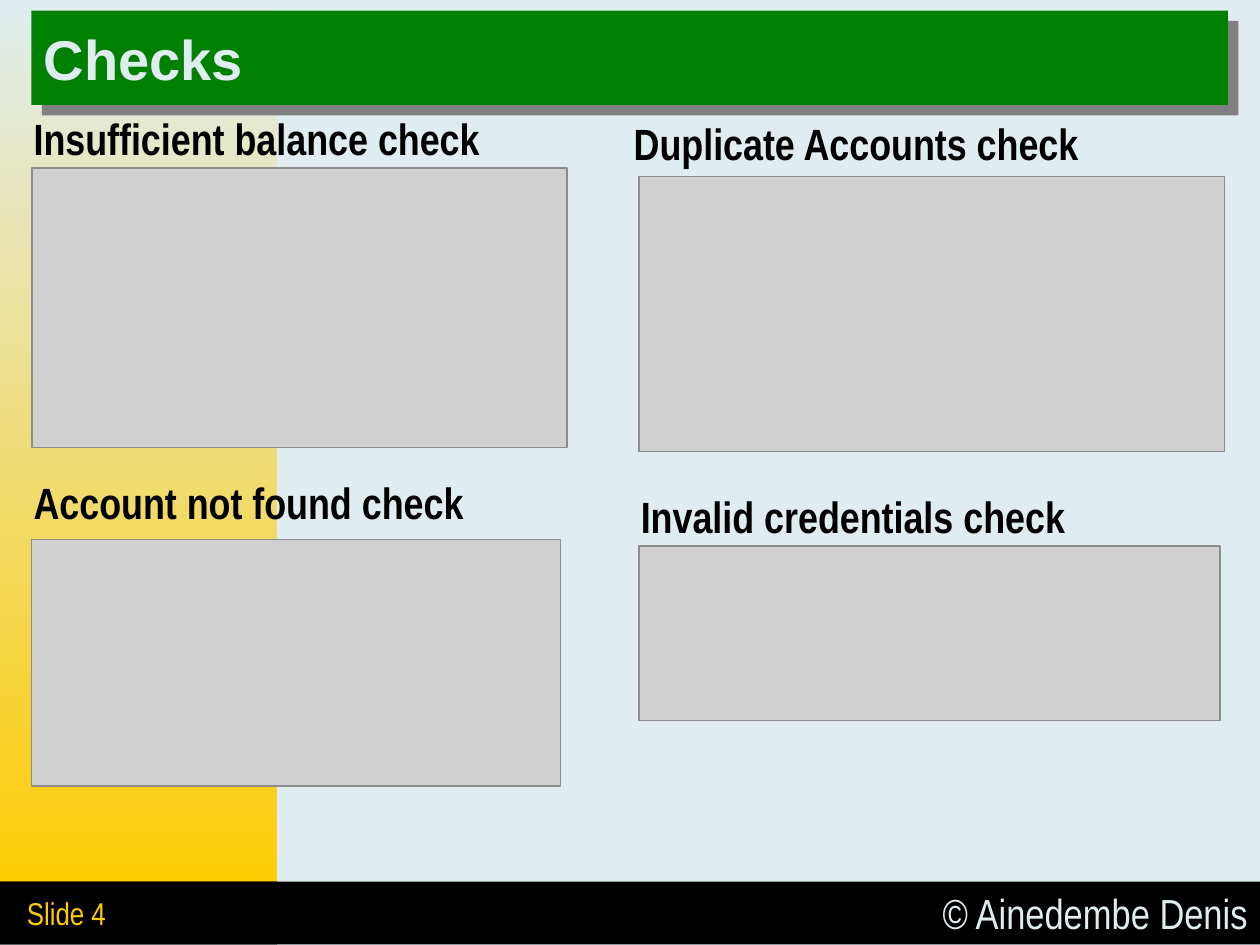
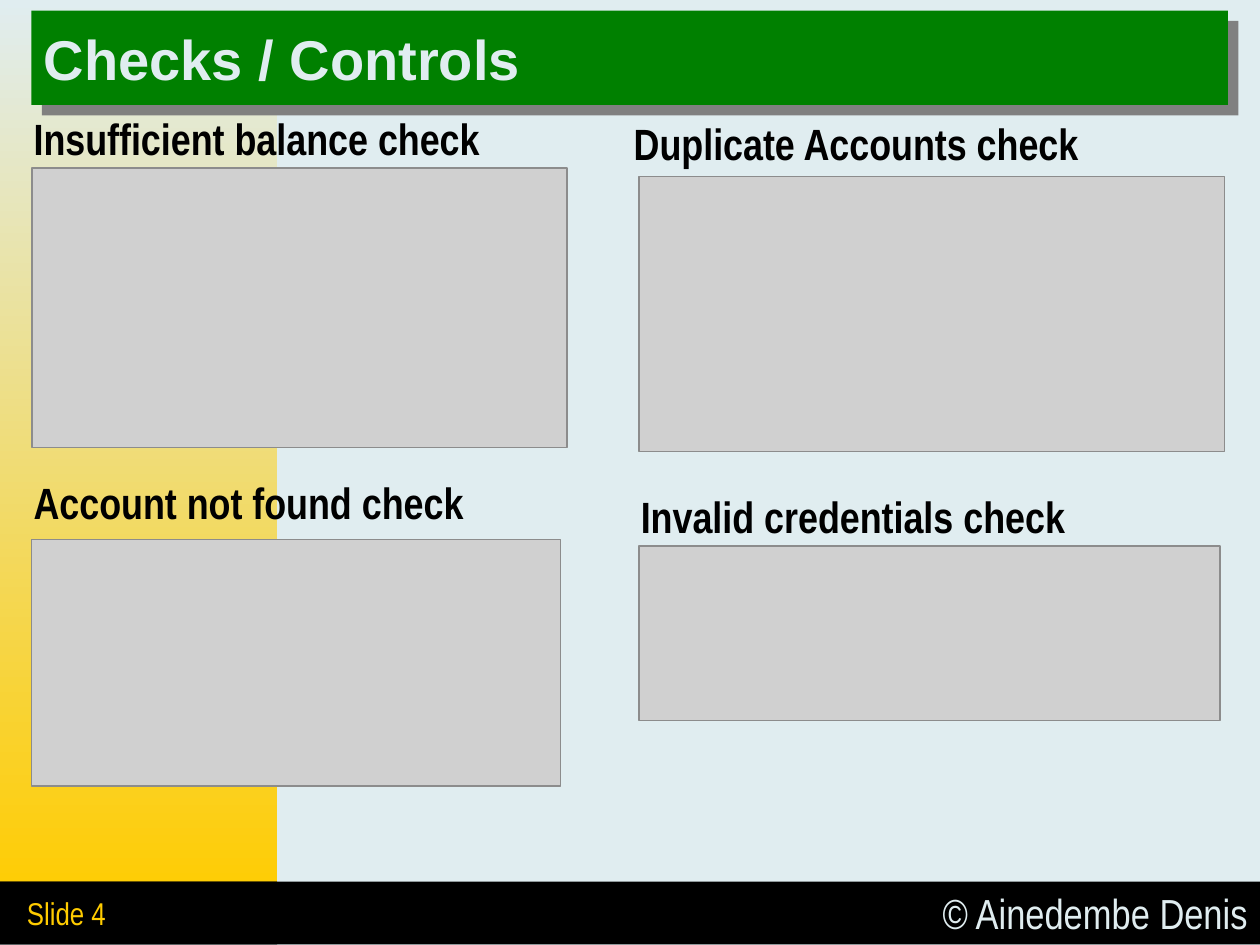
Before and after one commit to Ainedembe-Denis/Systems-Programing---C-PROJECTS, a slide deck: slide 5 of Ainedembe Denis - Presentation.pptx. Drawn at 1260x945 pixels with LibreOffice and Linux fonts; fonts in the diff are those of the drawing; grey boxes stand for pictures. Boxes give left, top, right and bottom in pixels: in the first picture for what was removed or moved away, otherwise in the second. Text is boxed around its words. In the diff, an @@ line names an element or a change of style, - is before the commit and + after.

```diff
--- a/Ainedembe Denis - Presentation.pptx
+++ b/Ainedembe Denis - Presentation.pptx
@@ title at (54, 39, 520, 81): text changed @@
-Checks
+Checks / Controls
```
Also in this commit, not shown: 2 other slides changed, 5 other files.
